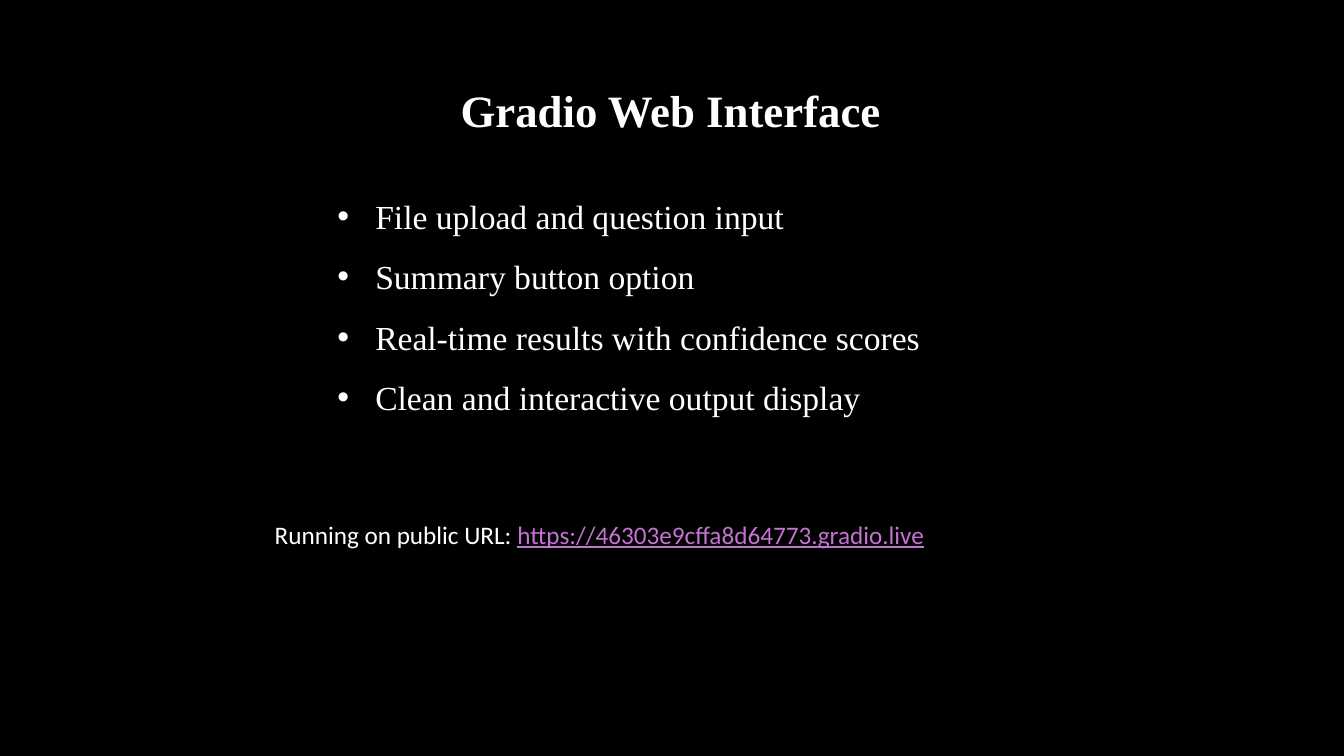
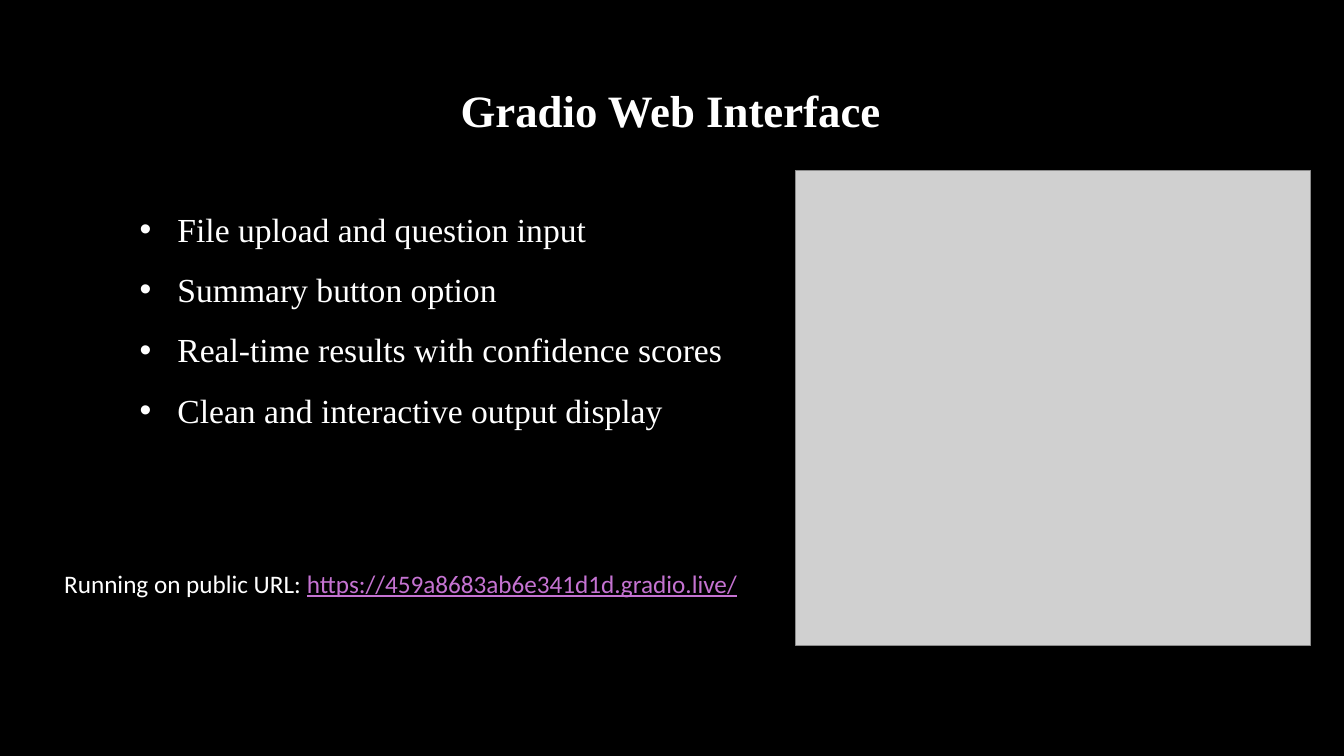
Before and after one commit to jeanstibel/project_03, a slide deck: slide 5 of Presentation_03.pptx. Drawn at 1344x756 pixels with LibreOffice and Linux fonts; fonts in the diff are those of the drawing; grey boxes stand for pictures; background and template pictures are left out. Boxes give left, top, right and bottom in pixels: in the first picture for what was removed or moved away, otherwise in the second. Text is boxed around its words. In the diff, an @@ line names an element or a change of style, - is before the commit and + after.

```diff
--- a/Presentation_03.pptx
+++ b/Presentation_03.pptx
@@ picture added at <box>796,170,1311,645</box> @@
@@ text "File upload and question input": place and size @@
-text "File upload and question input" at <box>375,205,920,417</box>
+text "File upload and question input" at <box>177,218,722,430</box>
@@ text at <box>64,575,737,598</box>: text changed @@
-Running on public URL: https://46303e9cffa8d64773.gradio.live
+Running on public URL: https://459a8683ab6e341d1d.gradio.live/
```
Also in this commit, not shown: 4 other files.
